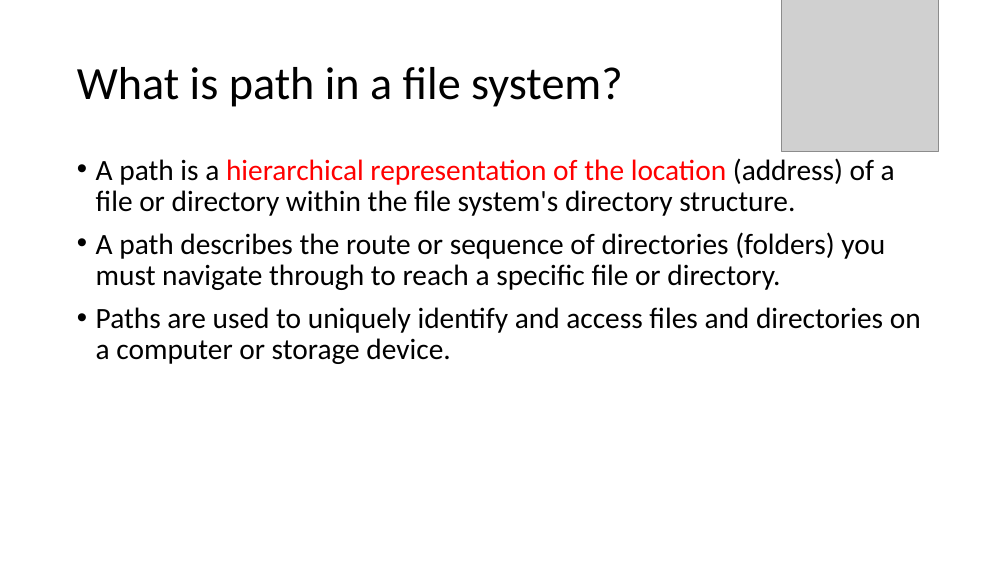
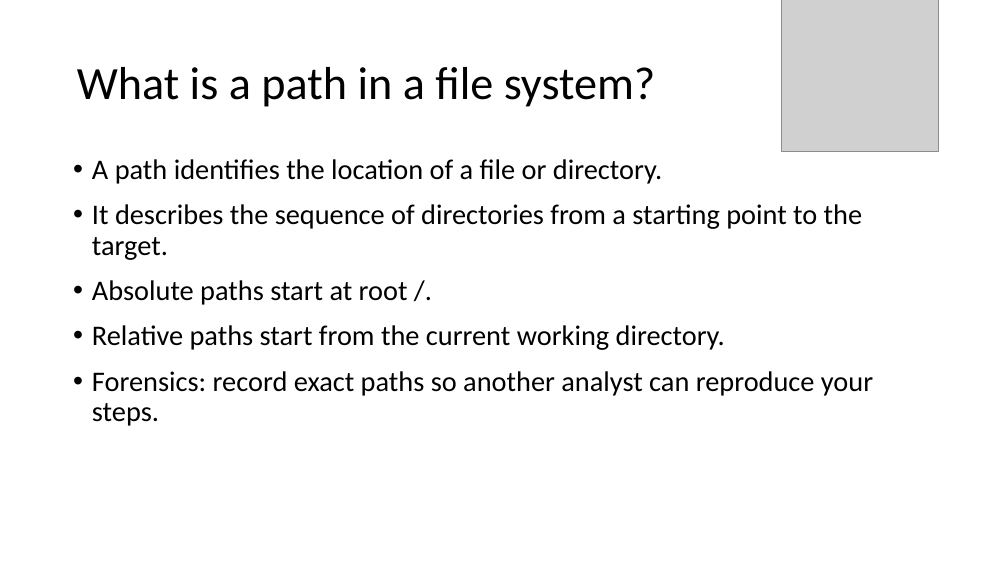
Before and after one commit to frankwxu/Digital-Forensics-Basic-Book, a slide deck: slide 32 of PPTs/Ch4_Linux_for_Digital_Forensics.pptx (slide 30 before the commit). Drawn at 1008x567 pixels with LibreOffice and Linux fonts; fonts in the diff are those of the drawing; grey boxes stand for pictures; background and template pictures are left out. Boxes give left, top, right and bottom in pixels: in the first picture for what was removed or moved away, otherwise in the second. Text is boxed around its words. In the diff, an @@ line names an element or a change of style, - is before the commit and + after.

Commit message:
update Ch3 and Ch4 presentations for Digital Forensics

```diff
--- a/PPTs/Ch4_Linux_for_Digital_Forensics.pptx
+++ b/PPTs/Ch4_Linux_for_Digital_Forensics.pptx
@@ title at [77,67,656,107]: text changed @@
-What is path in a file system?
+What is a path in a file system?
@@ text at [92,159,873,426]: text changed; size 28 to 27 pt @@
-• A path is a hierarchical representation of the location (address) of a file or directory within the file system's directory structure.
-• A path describes the route or sequence of directories (folders) you must navigate through to reach a specific file or directory.
-• Paths are used to uniquely identify and access files and directories on a computer or storage device.
+• A path identifies the location of a file or directory.
+• It describes the sequence of directories from a starting point to the target.
+• Absolute paths start at root /.
+• Relative paths start from the current working directory.
+• Forensics: record exact paths so another analyst can reproduce your steps.
```
Also in this commit, not shown: 44 other slides changed, 8 slides added, 6 slides removed, 1 other file.
